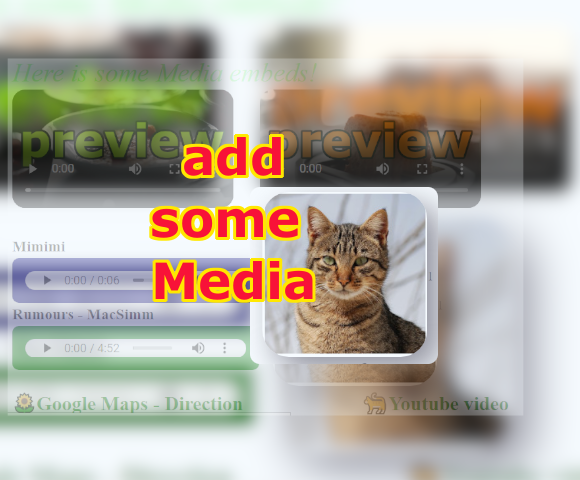
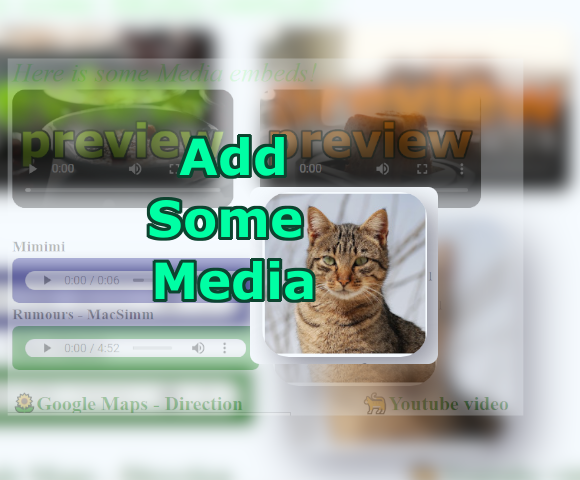
Comparing the layer stacks of the two 580 × 480 images. Changes:
renamed "add ..." to "Add ...", painted on it over [149, 137, 313, 300]
renamed "oneMore #2" to "newLayer", painted on it over [146, 134, 316, 303]
